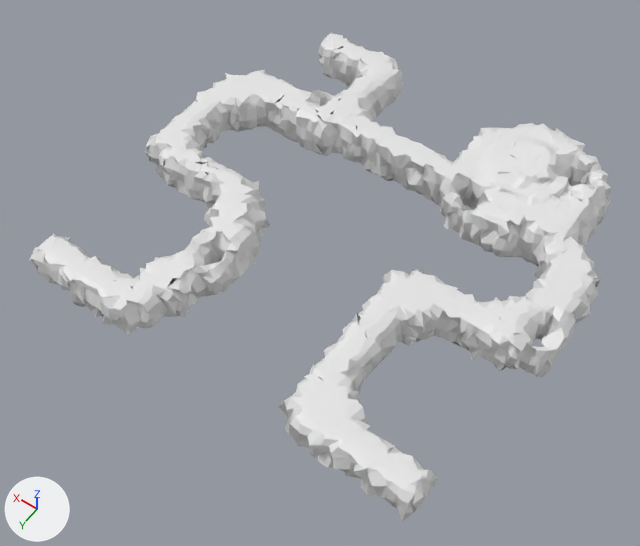
Renders of the FBX model Assets/Art/Models/Maps/Cave2.fbx from each side of a commit.
Camera for both pictures: a 50 mm lens placed at (-100.4, 156.9, 215.3), pointed at (-2.4, 19.7, -0.3). Every picture has the same lights, and +X, +Y and +Z are marked at lower left. The older version comes first.
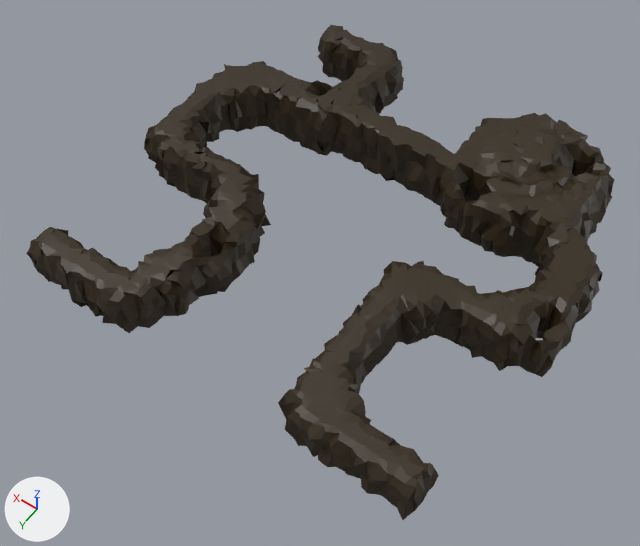
Changed parts and their boxes (x1, y1, x2, y2) in the pictures (640 x 546 px):
```json
{"object": "Grid", "change": "recoloured, surface changed, rescaled", "before": [29, 33, 611, 521], "after": [26, 25, 614, 520]}
```

The change, as JSON lines over the scene's bpy script:
```json
{"op": "add", "block": "img_texture_atlas_png", "code": ["img_texture_atlas_png = load_image('Texture_Atlas.png', '../../Textures/Texture_Atlas.png', 1024, 1024, 'sRGB')"]}
{"op": "add", "block": "mat_material_004", "code": ["mat_material_004 = principled_material('Material.004')", "mat_material_004.texture = img_texture_atlas_png"]}
{"block": "me_grid", "where": "me_grid.from_pydata(...)  # 5408 vertices, 5416 faces; spans x -1.0..0.9, y -0.9..0.9, z 0.0..17.4"}
{"block": "me_grid", "where": "# used by ob_grid; location = (0.0, 0.0, 0.0); scale = (80.0, 80.0, 1.0)"}
{"block": "me_grid", "change": "me_grid part 1: texture (UV) coordinates of 5416 of 5416 faces, centred in x -1.0..0.9, y -0.9..0.9, z 0.0..17.4, changed; they spanned u 0.03..0.95, v 0.08..0.95 and now span u 0.95..0.99, v 0.67..0.71"}
{"op": "add", "block": "me_grid", "code": "me_grid.materials.append(mat_material_004)  # picture img_texture_atlas_png"}
{"op": "set", "path": "ob_grid.scale", "old": "(80.0, 80.0, 1.0)", "new": "(80.0, 80.0, 1.31)"}
```
